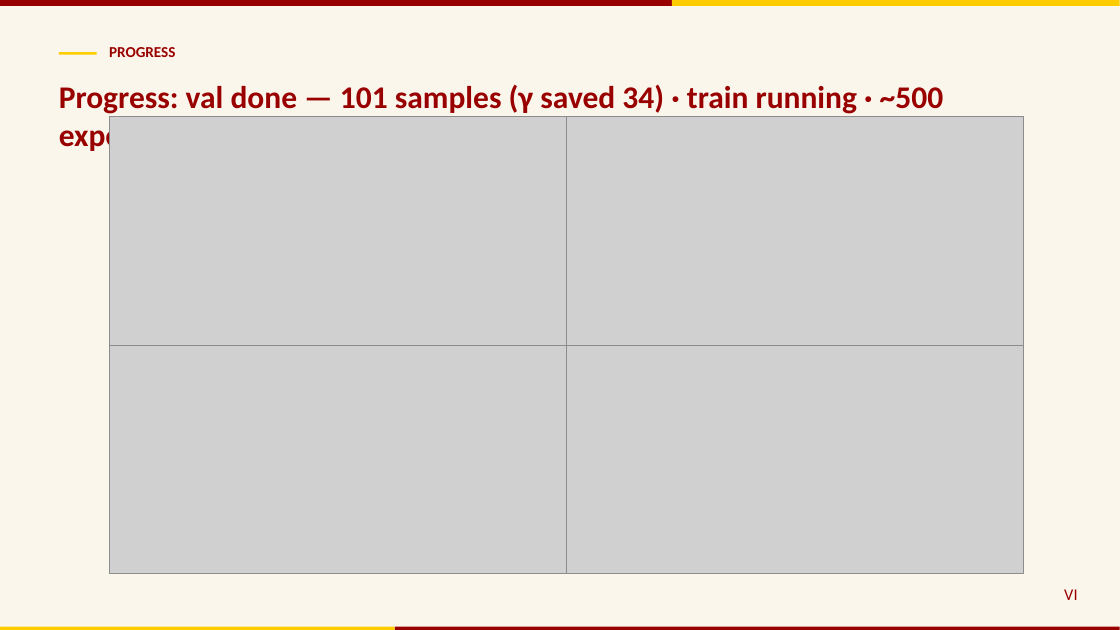
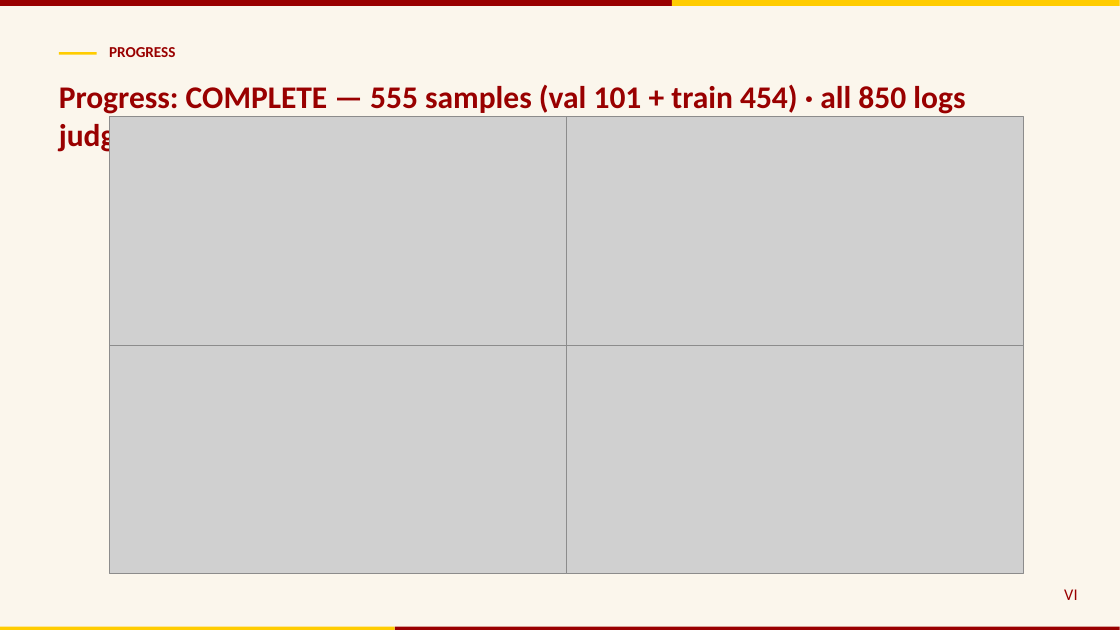
Before and after one commit to QiPan-Ronnie/Waymo2Panorama, a slide deck: slide 6 of meeting/7.15_meeting with BOSCH/Waymo2Pano_BOSCH_dataset_2026-07-15.pptx. Drawn at 1120x630 pixels with LibreOffice and Linux fonts; fonts in the diff are those of the drawing; grey boxes stand for pictures. Boxes give left, top, right and bottom in pixels: in the first picture for what was removed or moved away, otherwise in the second. Text is boxed around its words. In the diff, an @@ line names an element or a change of style, - is before the commit and + after.

```diff
--- a/meeting/7.15_meeting with BOSCH/Waymo2Pano_BOSCH_dataset_2026-07-15.pptx
+++ b/meeting/7.15_meeting with BOSCH/Waymo2Pano_BOSCH_dataset_2026-07-15.pptx
@@ text at <box>59,84,965,154</box>: text changed @@
-Progress: val done — 101 samples (γ saved 34) · train running · ~500 expected
+Progress: COMPLETE — 555 samples (val 101 + train 454) · all 850 logs judged
```
Also in this commit, not shown: 3 other slides changed, 1 other file.
